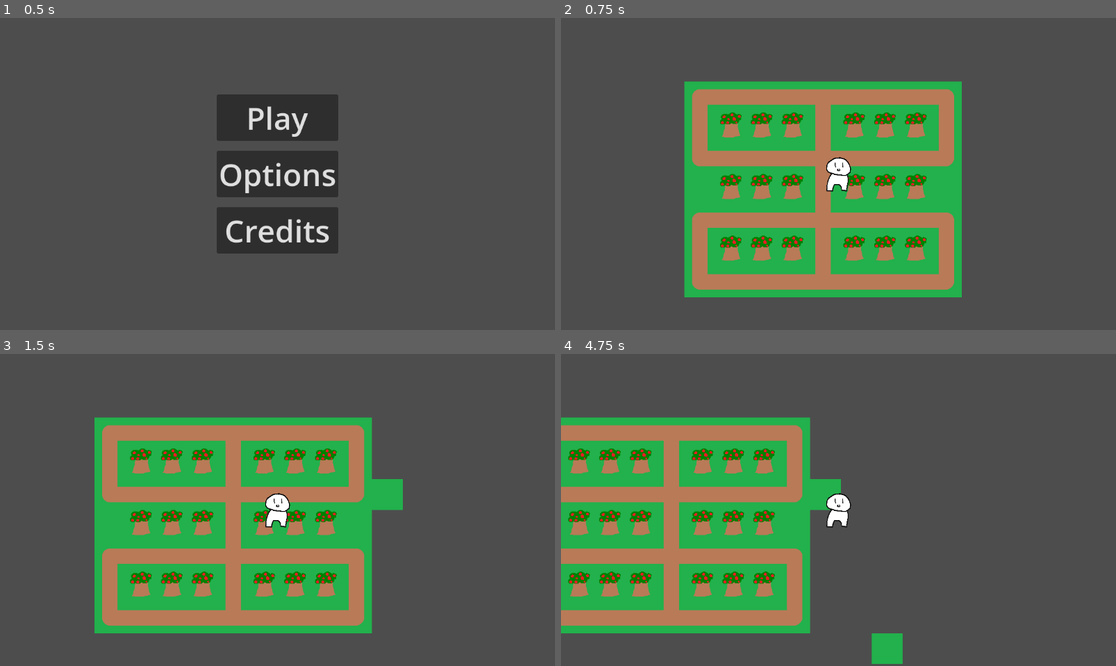
Above: before the commit, frames 1-4 (two rows, left to right).
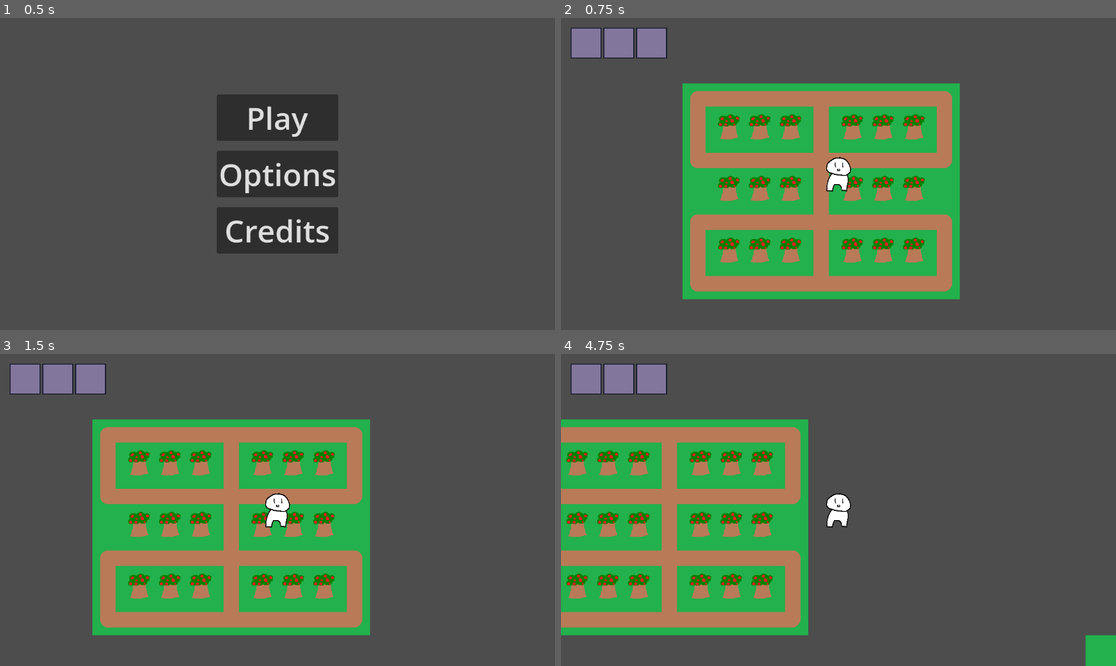
Above: after the commit, the same moments.

Repository: Neon72/ExterraAppleGame
Game: Godot game, scene res://Scenes/Main_menu.tscn
The game is run twice, just before and just after one commit, with the same random seed, the same clock (stepped at 60 frames per second) and the same inputs.
Inputs (mouse positions are in pixels of both pictures, inside the frame that each line leads up to):
- Up to frame 1 (0.5 s): no input
- Up to frame 2 (0.75 s): click "Play" at 0.5 s
- Up to frame 3 (1.5 s): tap Enter at 1.25 s; move the mouse to (399, 494) at 1.27 s; hold D (right) from 1.28 s (still down); tap 1 (1) at 1.35 s; click (399, 494) at 1.42 s
- Up to frame 4 (4.75 s): tap 2 (2) at 1.55, 2.1, 3.8, 4.35 s; move the mouse to (727, 525) at 2.02 s; release D (right) at 2.03 s; hold S (down) 2.03-2.78 s; tap 3 (3) at 2.3, 2.85, 4.55 s; move the mouse to (894, 441) at 2.77 s; hold D (right) 2.78-3.53 s; tap 1 (1) at 3.05, 3.6 s; move the mouse to (810, 572) at 3.52 s; hold W (up) 3.53-4.28 s; click (810, 572) at 3.67 s; move the mouse to (1005, 556) at 4.27 s; hold A (left) from 4.28 s (still down)

Frame 1 is identical in both runs. In frame 2, 9.2% of the frame differs, in the area x 1-73%, y 3-91%; in frame 3, 9.8%; in frame 4, 10%, in the area x 0-100%, y 3-100%.

Commit message:
Inventory stuff #3

Diff:
--- a/Scenes/Main.tscn
+++ b/Scenes/Main.tscn
@@ -1,9 +1,10 @@
-[gd_scene load_steps=6 format=3 uid="uid://b0eiihjumr3mi"]
+[gd_scene load_steps=7 format=3 uid="uid://b0eiihjumr3mi"]
 
 [ext_resource type="TileSet" uid="uid://b157yei3uv3yg" path="res://Textures/World.tres" id="1_2blvh"]
 [ext_resource type="Script" path="res://Scripts/Player.gd" id="1_ksxnn"]
 [ext_resource type="Texture2D" uid="uid://18wkko5xgikb" path="res://Textures/Billy.png" id="2_23x3y"]
 [ext_resource type="Script" path="res://Scripts/TilePlacement.gd" id="2_lvwct"]
+[ext_resource type="Texture2D" uid="uid://ci6lxrhuhqmhg" path="res://Textures/Inventory_Square.png" id="3_ecxc8"]
 
 [sub_resource type="RectangleShape2D" id="RectangleShape2D_qhau4"]
 size = Vector2(32, 32)
@@ -14,6 +15,7 @@
 
 [node name="Farm" type="TileMap" parent="Places"]
 y_sort_enabled = true
+position = Vector2(572, 328)
 tile_set = ExtResource("1_2blvh")
 format = 2
 layer_0/y_sort_enabled = true
@@ -21,6 +23,7 @@
 script = ExtResource("2_lvwct")
 
 [node name="Cool thing" type="TileMap" parent="Places"]
+visible = false
 y_sort_enabled = true
 tile_set = ExtResource("1_2blvh")
 format = 2
@@ -30,6 +33,7 @@
 
 [node name="CharacterBody2D" type="CharacterBody2D" parent="."]
 y_sort_enabled = true
+position = Vector2(576, 324)
 script = ExtResource("1_ksxnn")
 
 [node name="Camera2D" type="Camera2D" parent="CharacterBody2D"]
@@ -41,3 +45,38 @@
 [node name="CollisionShape2D" type="CollisionShape2D" parent="CharacterBody2D"]
 position = Vector2(0, 21)
 shape = SubResource("RectangleShape2D_qhau4")
+
+[node name="Control" type="Control" parent="CharacterBody2D"]
+layout_mode = 3
+anchors_preset = 0
+offset_left = -576.0
+offset_top = -324.0
+offset_right = -536.0
+offset_bottom = -284.0
+
+[node name="MarginContainer" type="MarginContainer" parent="CharacterBody2D/Control"]
+layout_mode = 1
+anchors_preset = 4
+anchor_top = 0.5
+anchor_bottom = 0.5
+offset_left = 20.0
+offset_right = 152.0
+offset_bottom = 64.0
+grow_vertical = 2
+
+[node name="HBoxContainer" type="HBoxContainer" parent="CharacterBody2D/Control/MarginContainer"]
+layout_mode = 2
+
+[node name="TextureRect" type="TextureRect" parent="CharacterBody2D/Control/MarginContainer/HBoxContainer"]
+layout_mode = 2
+size_flags_horizontal = 3
+size_flags_vertical = 0
+texture = ExtResource("3_ecxc8")
+
+[node name="TextureRect2" type="TextureRect" parent="CharacterBody2D/Control/MarginContainer/HBoxContainer"]
+layout_mode = 2
+texture = ExtResource("3_ecxc8")
+
+[node name="TextureRect3" type="TextureRect" parent="CharacterBody2D/Control/MarginContainer/HBoxContainer"]
+layout_mode = 2
+texture = ExtResource("3_ecxc8")
Binary file added: Textures/Inventory_Square.png
Not shown, added: Textures/Inventory_Square.png.import
Binary file changed: Textures/TilesFinal.png
